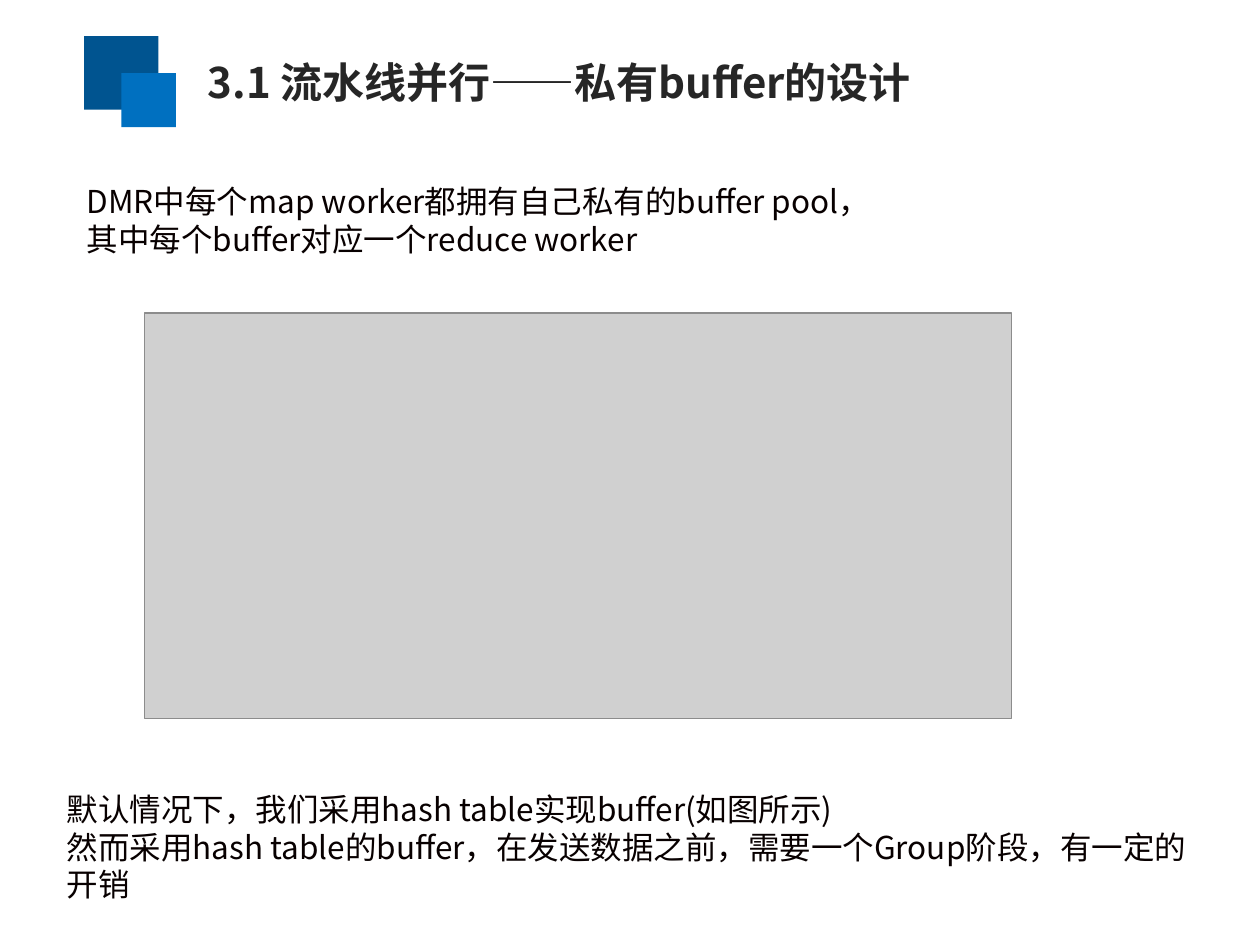
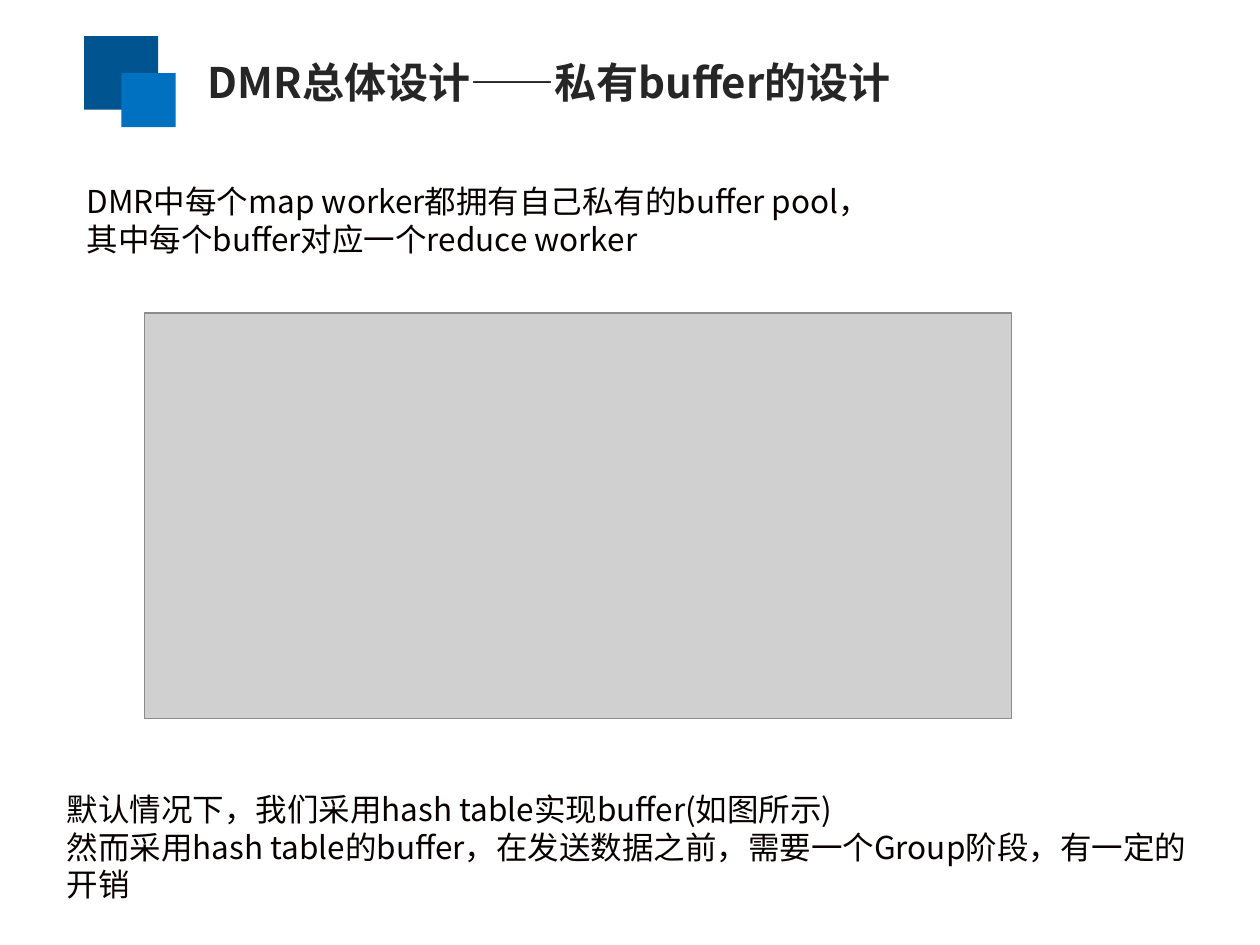
Before and after one commit to yufenyu/work, a slide deck: slide 9 of dmr_paper/paper/chinaSys-2016.ppt (slide 10 before the commit). Drawn at 1260x945 pixels with LibreOffice and Linux fonts; fonts in the diff are those of the drawing; grey boxes stand for pictures. Boxes give left, top, right and bottom in pixels: in the first picture for what was removed or moved away, otherwise in the second. Text is boxed around its words. In the diff, an @@ line names an element or a change of style, - is before the commit and + after.

```diff
--- a/dmr_paper/paper/chinaSys-2016.ppt
+++ b/dmr_paper/paper/chinaSys-2016.ppt
@@ text at bbox=[208, 62, 891, 102]: text changed @@
-3.1 流水线并行——私有buffer的设计
+DMR总体设计——私有buffer的设计
```
Also in this commit, not shown: 12 other slides changed, 1 slide removed.
